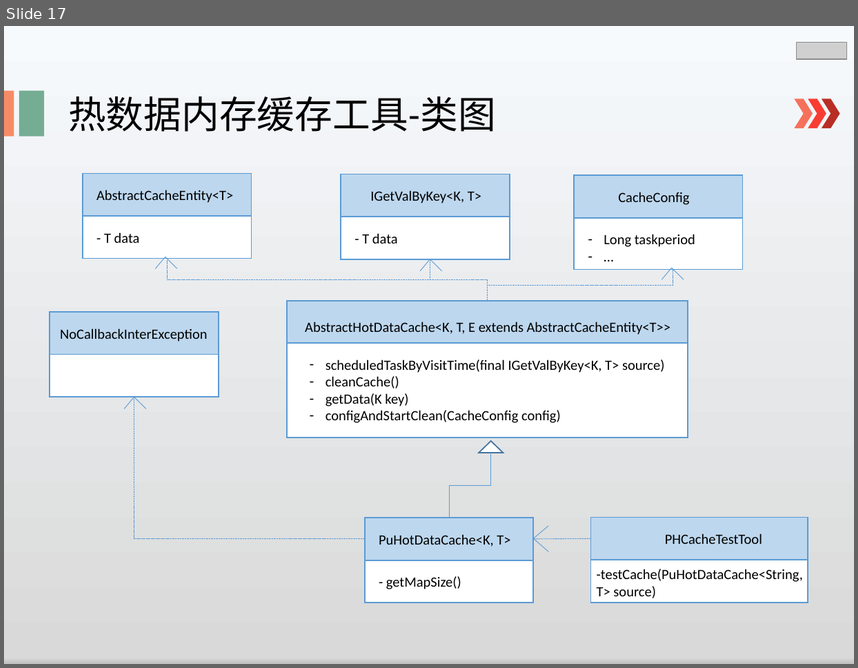
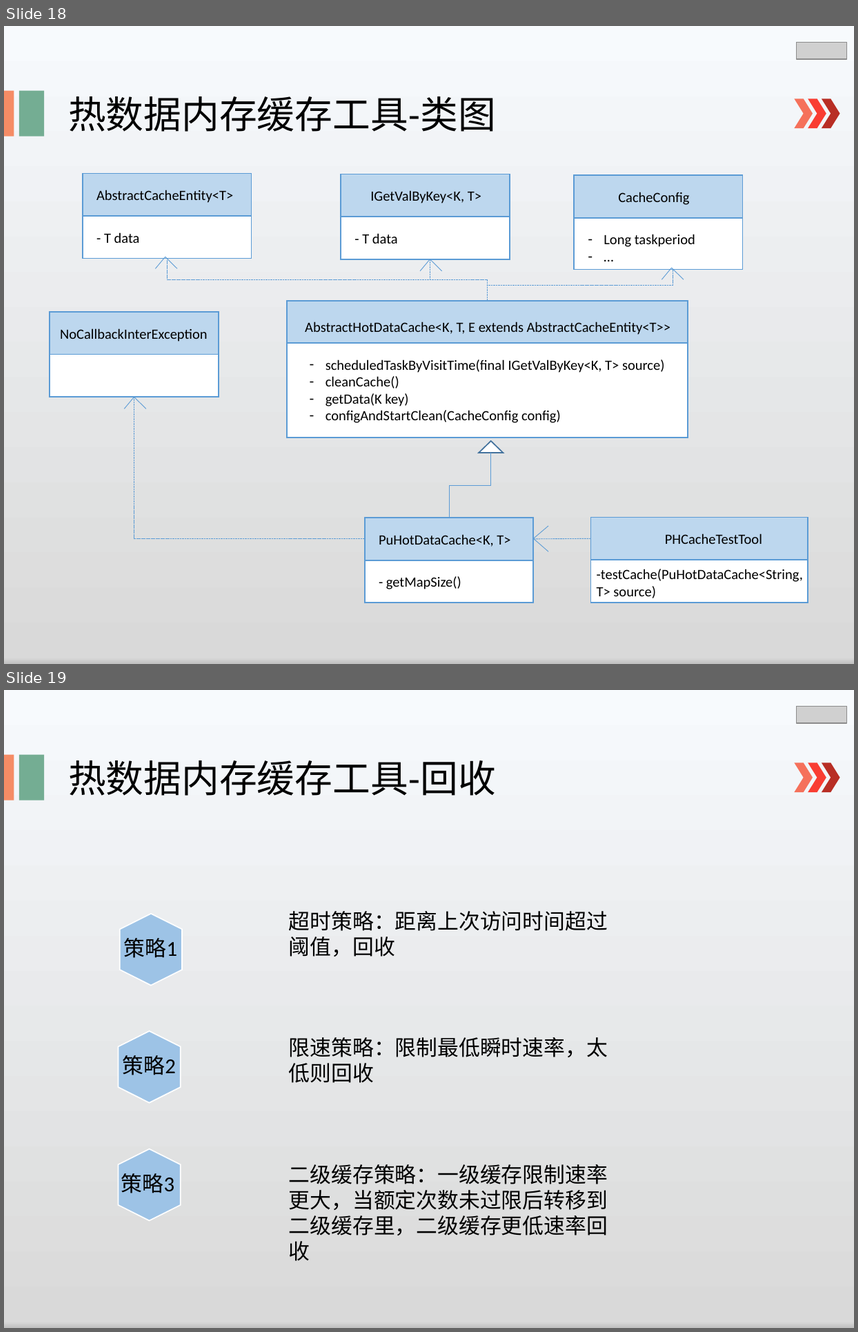
Before and after one commit to lspgithublxh/document, a slide deck: 业务文档跟踪/述职/shuzhi.pptx. Shown one above the other, each under a label of ours: slide 17 before the commit, slides 18 and 19 after it. The pictures are 858x668 and 858x1332 pixels, drawn with LibreOffice and Linux fonts; fonts in the diff are those of the drawing; grey boxes stand for pictures. Boxes give left, top, right and bottom in pixels: in the first picture for what was removed or moved away, otherwise in the second. Text is boxed around its words. In the diff, an @@ line names an element or a change of style, - is before the commit and + after.

Commit message:
二级缓存策略2

```diff
--- a/业务文档跟踪/述职/shuzhi.pptx
+++ b/业务文档跟踪/述职/shuzhi.pptx
@@ slide 19 added at (4, 690, 854, 1328), background gradient #F7FAFD to #D9D9D9 to #BFBFBF to #F2F2F2 to #CEE1F2 @@
@@ picture added at (796, 706, 847, 723) @@
@@ rectangle added at (4, 755, 14, 800), fill #F58C65 @@
@@ rectangle added at (19, 755, 45, 800), fill #74AD93 @@
@@ text added at (68, 760, 496, 796), 32 pt, text #000000 @@
+热数据内存缓存工具-回收
@@ chevron added at (795, 762, 813, 792), fill #F5715B @@
@@ chevron added at (808, 762, 827, 792), fill #F93D32 @@
@@ chevron added at (822, 762, 840, 792), fill #B82E24 @@
@@ hexagon added at (120, 913, 182, 985), fill #9DC3E6, outline #FFFFFF 1 pt @@
@@ text added at (289, 911, 608, 956), 18 pt, text #000000 @@
+超时策略：距离上次访问时间超过阈值，回收
@@ text added at (124, 938, 177, 958), 18 pt, text #000000 @@
+策略1
@@ hexagon added at (119, 1030, 181, 1102), fill #9DC3E6, outline #FFFFFF 1 pt @@
@@ text added at (289, 1037, 608, 1083), 18 pt, text #000000 @@
+限速策略：限制最低瞬时速率，太低则回收
@@ text added at (123, 1055, 176, 1075), 18 pt, text #000000 @@
+策略2
@@ hexagon added at (119, 1149, 181, 1220), fill #9DC3E6, outline #FFFFFF 1 pt @@
@@ text added at (289, 1164, 608, 1261), 18 pt, text #000000 @@
+二级缓存策略：一级缓存限制速率更大，当额定次数未过限后转移到二级缓存里，二级缓存更低速率回收
@@ text added at (121, 1173, 174, 1193), 18 pt, text #000000 @@
+策略3
@@ what was slide 17 is now slide 18 @@
```
Also in this commit, not shown: 4 slides changed, 2 other slides added, 1 slide removed.
